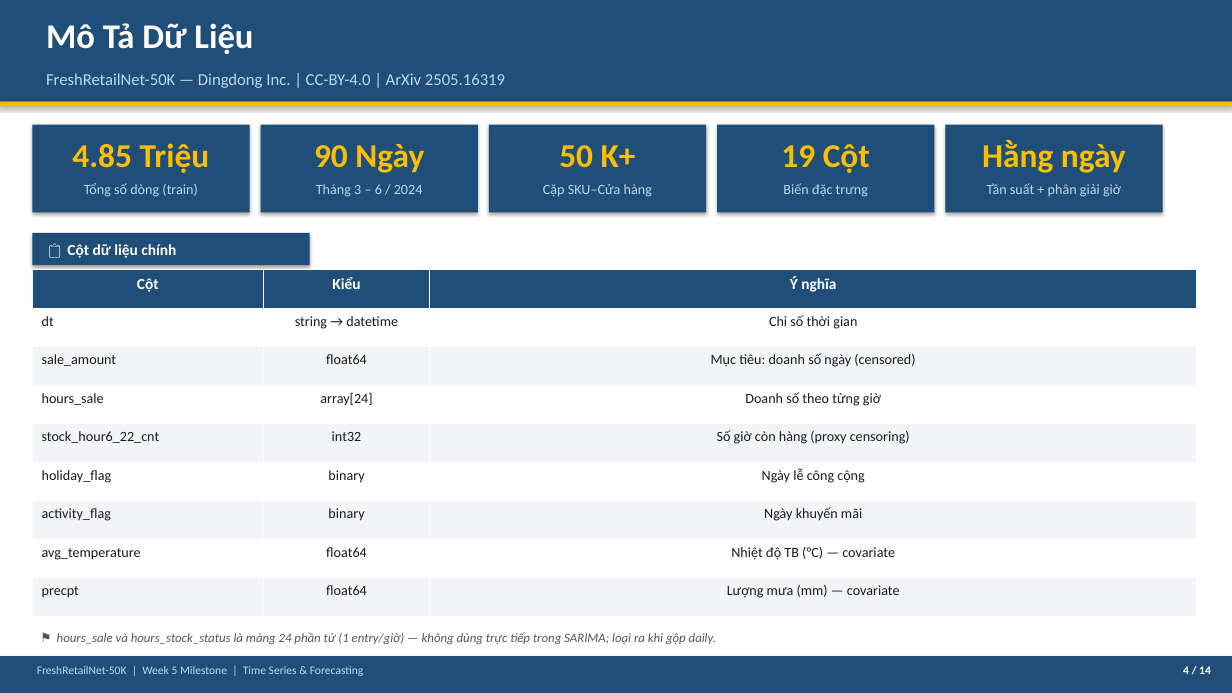
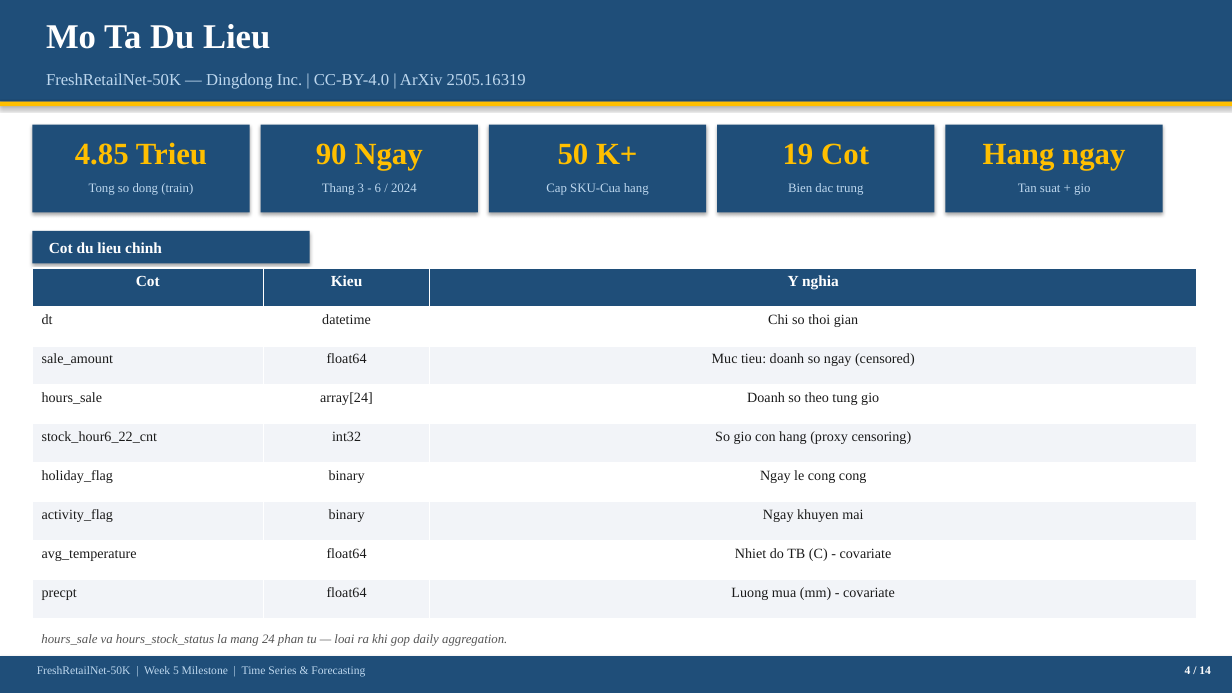
Before and after one commit to thanh-tai-435/TimeSeriesMrSu, a slide deck: slide 4 of Week5_Slides.pptx. Drawn at 1232x693 pixels with LibreOffice and Linux fonts; fonts in the diff are those of the drawing. Boxes give left, top, right and bottom in pixels: in the first picture for what was removed or moved away, otherwise in the second. Text is boxed around its words. In the diff, an @@ line names an element or a change of style, - is before the commit and + after.

```diff
--- a/Week5_Slides.pptx
+++ b/Week5_Slides.pptx
@@ rectangle removed at <box>0,0,1232,693</box> @@
@@ text at <box>46,24,270,49</box>: text changed; font Calibri to Times New Roman @@
-Mô Tả Dữ Liệu
+Mo Ta Du Lieu
@@ font Calibri to Times New Roman in 3 elements at <box>37,666,365,677</box>, <box>1185,666,1211,674</box>, <box>46,73,526,89</box> @@
@@ text at <box>75,142,207,165</box>: text changed; size 26 to 24 pt; font Calibri to Times New Roman @@
-4.85 Triệu
+4.85 Trieu
@@ text at <box>316,143,422,170</box>: text changed; size 26 to 24 pt; font Calibri to Times New Roman @@
-90 Ngày
+90 Ngay
@@ text "50 K+" at <box>558,143,637,165</box>: size 26 to 24 pt, font Calibri to Times New Roman @@
@@ text at <box>783,143,869,165</box>: text changed; size 26 to 24 pt; font Calibri to Times New Roman @@
-19 Cột
+19 Cot
@@ text at <box>983,144,1125,170</box>: text changed; size 26 to 24 pt; font Calibri to Times New Roman @@
-Hằng ngày
+Hang ngay
@@ text at <box>89,183,193,195</box>: text changed; size 11 to 10 pt; font Calibri to Times New Roman @@
-Tổng số dòng (train)
+Tong so dong (train)
@@ text at <box>322,183,417,195</box>: text changed; size 11 to 10 pt; font Calibri to Times New Roman @@
-Tháng 3 – 6 / 2024
+Thang 3 - 6 / 2024
@@ text at <box>546,183,649,195</box>: text changed; size 11 to 10 pt; font Calibri to Times New Roman @@
-Cặp SKU–Cửa hàng
+Cap SKU-Cua hang
@@ text removed at <box>783,183,868,197</box> @@
-Biến đặc trưng
@@ text added at <box>788,183,863,195</box>, 10 pt, text #BDD7EE @@
+Bien dac trung
@@ text removed at <box>987,183,1121,197</box> @@
-Tần suất + phân giải giờ
@@ text added at <box>1018,183,1090,195</box>, 10 pt, text #BDD7EE @@
+Tan suat + gio
@@ table at <box>32,268,1197,619</box> @@
-row 1: Cột | Kiểu | Ý nghĩa
+row 1: Cot | Kieu | Y nghia
-row 2, column 2: string → datetime
+row 2, column 2: datetime
-row 2, column 3: Chỉ số thời gian
+row 2, column 3: Chi so thoi gian
-row 3, column 3: Mục tiêu: doanh số ngày (censored)
+row 3, column 3: Muc tieu: doanh so ngay (censored)
-row 4, column 3: Doanh số theo từng giờ
+row 4, column 3: Doanh so theo tung gio
-row 5, column 3: Số giờ còn hàng (proxy censoring)
+row 5, column 3: So gio con hang (proxy censoring)
-row 6, column 3: Ngày lễ công cộng
+row 6, column 3: Ngay le cong cong
-row 7, column 3: Ngày khuyến mãi
+row 7, column 3: Ngay khuyen mai
-row 8, column 3: Nhiệt độ TB (°C) — covariate
+row 8, column 3: Nhiet do TB (C) - covariate
-row 9, column 3: Lượng mưa (mm) — covariate
+row 9, column 3: Luong mua (mm) - covariate
@@ font Calibri to Times New Roman in "dt", "sale_amount", "float64", "hours_sale" and 11 more places @@
@@ text added at <box>49,242,162,253</box>, 12 pt, text #FFFFFF, bold @@
+Cot du lieu chinh
@@ text removed at <box>67,244,176,258</box> @@
-📋 Cột dữ liệu chính
@@ text at <box>41,634,507,646</box>: text changed; font Calibri to Times New Roman @@
-⚑ hours_sale và hours_stock_status là mảng 24 phần tử (1 entry/giờ) — không dùng trực tiếp trong SARIMA; loại ra khi gộp daily.
+hours_sale va hours_stock_status la mang 24 phan tu — loai ra khi gop daily aggregation.
```
Also in this commit, not shown: 12 other slides changed, 1 slide added, 1 slide removed, 13 other files.
